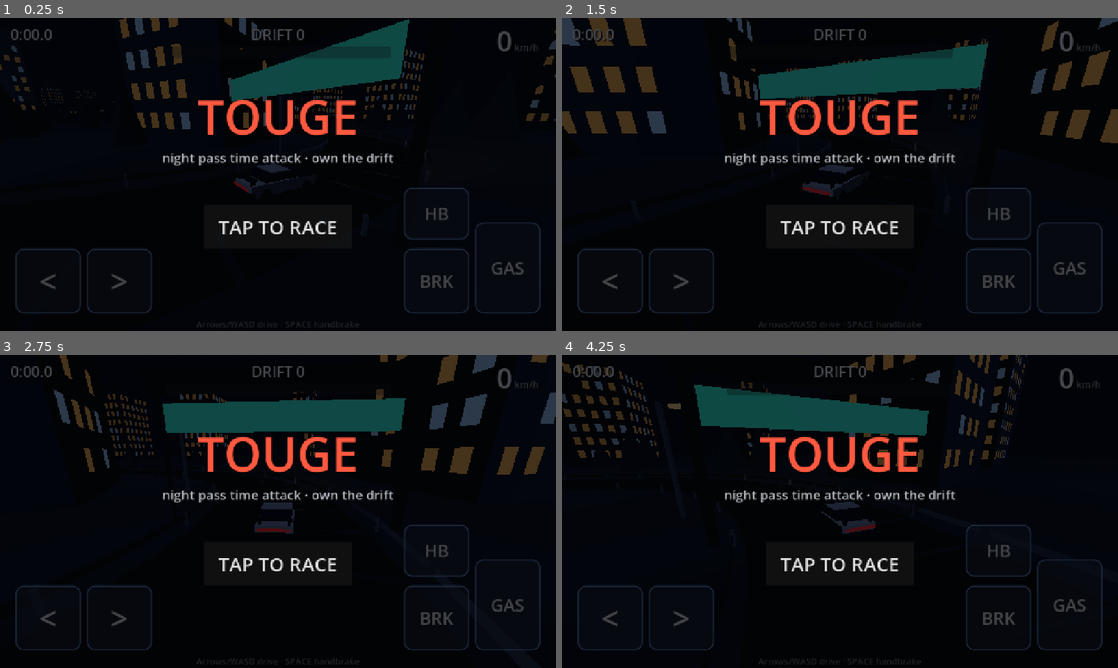
Above: before the commit, frames 1-4 (two rows, left to right).
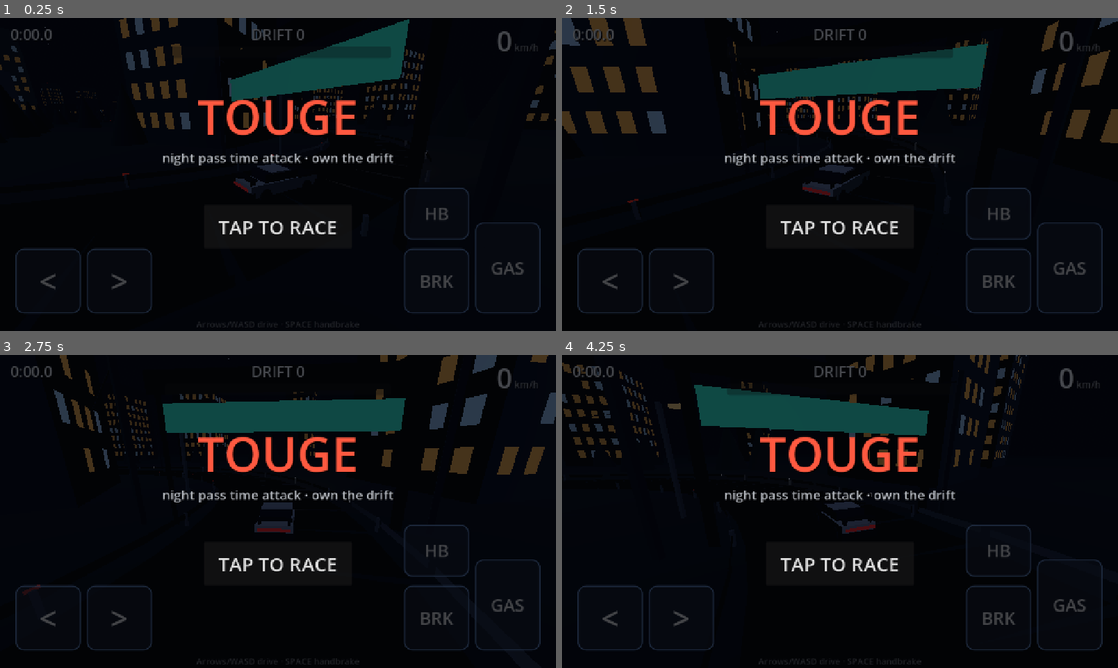
Above: after the commit, the same moments.

Repository: Thefreatbandz/touge
Game: Godot game, scene res://scenes/main.tscn
The game is run twice, just before and just after one commit, with the same random seed, the same clock (stepped at 60 frames per second) and the same inputs.
Inputs:
- Up to frame 1 (0.25 s): no input
- Up to frame 2 (1.5 s): hold Right 0.53-1.28 s; tap Space at 0.77 s; hold Down from 1.28 s (still down)
- Up to frame 3 (2.75 s): tap Space at 1.52 s; release Down at 2.03 s; hold Right from 2.03 s (still down)
- Up to frame 4 (4.25 s): release Right at 2.78 s; hold Up 2.78-3.53 s; tap Space at 3.02, 3.77 s; hold Left from 3.53 s (still down)

The runs differ from the first frame. In frame 1, less than 0.1% of the frame differs, in the area x 8-99%, y 2-51%; in frame 2, 0.4%, in the area x 11-92%, y 4-60%; in frame 3, 0.1%; in frame 4, 0.3%.

Commit message:
TOUGE: PS1 detail pass - neon billboards, poles+wires, moon+stars, rail markers

Diff:
--- a/scripts/track.gd
+++ b/scripts/track.gd
@@ -251,6 +251,11 @@
 	lamp_mat.shading_mode = BaseMaterial3D.SHADING_MODE_UNSHADED
 	lamp_mat.albedo_color = Color(1.0, 0.85, 0.55)
 	_multimesh_box(self, lamp_mesh, lamp_mat, lamps)
+
+	_build_billboards(rng)
+	_build_poles_wires(rng)
+	_build_rail_markers()
+	_build_sky_extras(rng)
 
 func _build_gates() -> void:
 	for g in [[start_idx, Color(0.2, 1.0, 0.9)], [finish_idx, Color(1.0, 0.75, 0.2)]]:
@@ -392,6 +397,159 @@
 			_box_at(bp + Vector3(0, h + 0.4, 0), Vector3(0.9, 0.9, 0.9), 0.0, Color(1.0, 0.12, 0.10))
 	_finish(self, _mat_emit)
 
+func _wire(p1: Vector3, p2: Vector3, thick: float, col: Color) -> void:
+	# two-segment sagging wire into the active arrays
+	var mid := (p1 + p2) * 0.5
+	mid.y -= 0.9
+	for seg in [[p1, mid], [mid, p2]]:
+		var a: Vector3 = seg[0]
+		var b: Vector3 = seg[1]
+		var d := b - a
+		var yaw := atan2(d.x, d.z)
+		var length := Vector3(d.x, 0.0, d.z).length()
+		_box_at((a + b) * 0.5, Vector3(thick, thick, length), yaw, col)
+
+func _build_billboards(rng: RandomNumberGenerator) -> void:
+	var texts := ["TOUGE", "DRIFT", "APEX", "REDLINE", "MIDNIGHT", "NITRO", "TURBO", "GP 90"]
+	var cols := [Color(0.25, 1.0, 1.0), Color(1.0, 0.3, 0.85), Color(1.0, 0.85, 0.25),
+		Color(1.0, 0.5, 0.15), Color(0.5, 1.0, 0.45)]
+	_begin()
+	var n := 0
+	var guard := 0
+	while n < 9 and guard < 600:
+		guard += 1
+		var i := rng.randi_range(20, COUNT - 21)
+		var sgn := -1.0 if rng.randf() < 0.5 else 1.0
+		var lat := sgn * rng.randf_range(13.0, 18.0)
+		var bp := points[i] + sides[i] * lat
+		var ok := true
+		for j in range(maxi(0, i - 10), mini(COUNT, i + 11)):
+			var dx := bp.x - points[j].x
+			var dz := bp.z - points[j].z
+			if dx * dx + dz * dz < 64.0:
+				ok = false
+				break
+		if not ok:
+			continue
+		n += 1
+		var tangent := (points[i + 1] - points[i - 1]).normalized()
+		var to_road := -sides[i] * sgn
+		var pc := bp + Vector3(0, 7.6, 0)
+		var neon: Color = cols[rng.randi_range(0, cols.size() - 1)]
+		var up := Vector3(0, 1, 0)
+		var hw := 4.6
+		var hh := 2.3
+		# dark panel backing
+		_quad(pc - tangent * hw - up * hh, pc + tangent * hw - up * hh,
+			pc - tangent * hw + up * hh, pc + tangent * hw + up * hh,
+			Color(0.015, 0.02, 0.05), to_road)
+		# neon border
+		var bt := 0.18
+		_quad(pc + up * hh - tangent * (hw + bt), pc + up * hh + tangent * (hw + bt),
+			pc + up * (hh + bt) - tangent * (hw + bt), pc + up * (hh + bt) + tangent * (hw + bt), neon, to_road)
+		_quad(pc - up * (hh + bt) - tangent * (hw + bt), pc - up * (hh + bt) + tangent * (hw + bt),
+			pc - up * hh - tangent * (hw + bt), pc - up * hh + tangent * (hw + bt), neon, to_road)
+		_quad(pc - tangent * (hw + bt) - up * hh, pc - tangent * hw - up * hh,
+			pc - tangent * (hw + bt) + up * hh, pc - tangent * hw + up * hh, neon, to_road)
+		_quad(pc + tangent * hw - up * hh, pc + tangent * (hw + bt) - up * hh,
+			pc + tangent * hw + up * hh, pc + tangent * (hw + bt) + up * hh, neon, to_road)
+		# support poles (dark, in the unshaded pass they stay dark)
+		for ps in [-3.2, 3.2]:
+			_box_at(bp + tangent * ps + Vector3(0, 2.6, 0), Vector3(0.35, 5.2, 0.35), 0.0,
+				Color(0.05, 0.05, 0.07))
+		_finish(self, _mat_emit)
+		# floating text
+		var lab := Label3D.new()
+		lab.text = texts[rng.randi_range(0, texts.size() - 1)]
+		lab.font_size = 96
+		lab.pixel_size = 0.018
+		lab.modulate = neon
+		lab.outline_size = 16
+		lab.outline_modulate = Color(0, 0, 0, 1)
+		lab.billboard = BaseMaterial3D.BILLBOARD_ENABLED
+		lab.shaded = false
+		lab.position = pc + to_road * 0.4
+		add_child(lab)
+
+func _build_poles_wires(rng: RandomNumberGenerator) -> void:
+	_begin()
+	var tops_l: Array[Vector3] = []
+	var tops_r: Array[Vector3] = []
+	var k := 8
+	while k < COUNT - 8:
+		for sgn: float in [-1.0, 1.0]:
+			var pp := points[k] + sides[k] * (sgn * 8.2)
+			var ok := true
+			for j in range(maxi(0, k - 6), mini(COUNT, k + 7)):
+				var dx := pp.x - points[j].x
+				var dz := pp.z - points[j].z
+				if dx * dx + dz * dz < 49.0:
+					ok = false
+					break
+			if not ok:
+				continue
+			_box_at(pp + Vector3(0, 4.5, 0), Vector3(0.3, 9.0, 0.3), 0.0, Color(0.075, 0.075, 0.09))
+			var top := pp + Vector3(0, 8.9, 0)
+			if sgn < 0.0:
+				tops_l.append(top)
+			else:
+				tops_r.append(top)
+		k += 13
+	_finish(self, _mat_flat)
+	_begin()
+	for arr in [tops_l, tops_r]:
+		for wi in range(arr.size() - 1):
+			_wire(arr[wi], arr[wi + 1], 0.08, Color(0.02, 0.02, 0.03))
+	_finish(self, _mat_flat)
+
+func _build_rail_markers() -> void:
+	_begin()
+	var up := Vector3(0, 1, 0)
+	var k := 0
+	while k < COUNT:
+		for sgn: float in [-1.0, 1.0]:
+			var rp := points[k] + sides[k] * (sgn * 5.45) + Vector3(0, 0.72, 0)
+			var nrm := -sides[k] * sgn
+			var rt := nrm.cross(up).normalized()
+			var col := Color(1.0, 0.18, 0.12) if sgn < 0.0 else Color(0.95, 0.95, 1.0)
+			var s := 0.16
+			_quad(rp - rt * s - up * s, rp + rt * s - up * s,
+				rp - rt * s + up * s, rp + rt * s + up * s, col, nrm)
+		k += 3
+	_finish(self, _mat_emit)
+
+func _build_sky_extras(rng: RandomNumberGenerator) -> void:
+	var c := (points[0] + points[COUNT / 2]) * 0.5
+	# chunky low-poly moon, fog-exempt so it stays crisp
+	var moon_mesh := SphereMesh.new()
+	moon_mesh.radius = 20.0
+	moon_mesh.height = 40.0
+	moon_mesh.radial_segments = 8
+	moon_mesh.rings = 4
+	var moon_mat := StandardMaterial3D.new()
+	moon_mat.shading_mode = BaseMaterial3D.SHADING_MODE_UNSHADED
+	moon_mat.albedo_color = Color(0.88, 0.92, 1.0)
+	moon_mat.disable_fog = true
+	var moon := MeshInstance3D.new()
+	moon.mesh = moon_mesh
+	moon.material_override = moon_mat
+	moon.position = c + Vector3(280, 260, -340)
+	add_child(moon)
+	# stars: tiny emissive boxes on a dome, fog-exempt
+	var star_mesh := BoxMesh.new()
+	star_mesh.size = Vector3(1.6, 1.6, 1.6)
+	var star_mat := StandardMaterial3D.new()
+	star_mat.shading_mode = BaseMaterial3D.SHADING_MODE_UNSHADED
+	star_mat.albedo_color = Color(0.85, 0.9, 1.0)
+	star_mat.disable_fog = true
+	var xf: Array[Transform3D] = []
+	for s in range(140):
+		var ang := rng.randf_range(0.0, TAU)
+		var rad := rng.randf_range(420.0, 620.0)
+		var h := rng.randf_range(170.0, 400.0)
+		xf.append(Transform3D(Basis(), c + Vector3(cos(ang) * rad, h, sin(ang) * rad)))
+	_multimesh_box(self, star_mesh, star_mat, xf)
+
 # --- queries ----------------------------------------------------------------
 
 func query(pos: Vector3, hint: int) -> Vector3:
Not shown, changed: build/web/index.html
Not shown, changed: build/web/index.pck
Not shown, changed: docs/index.html
Not shown, changed: docs/touge.html
Not shown, changed: docs/touge.pck
